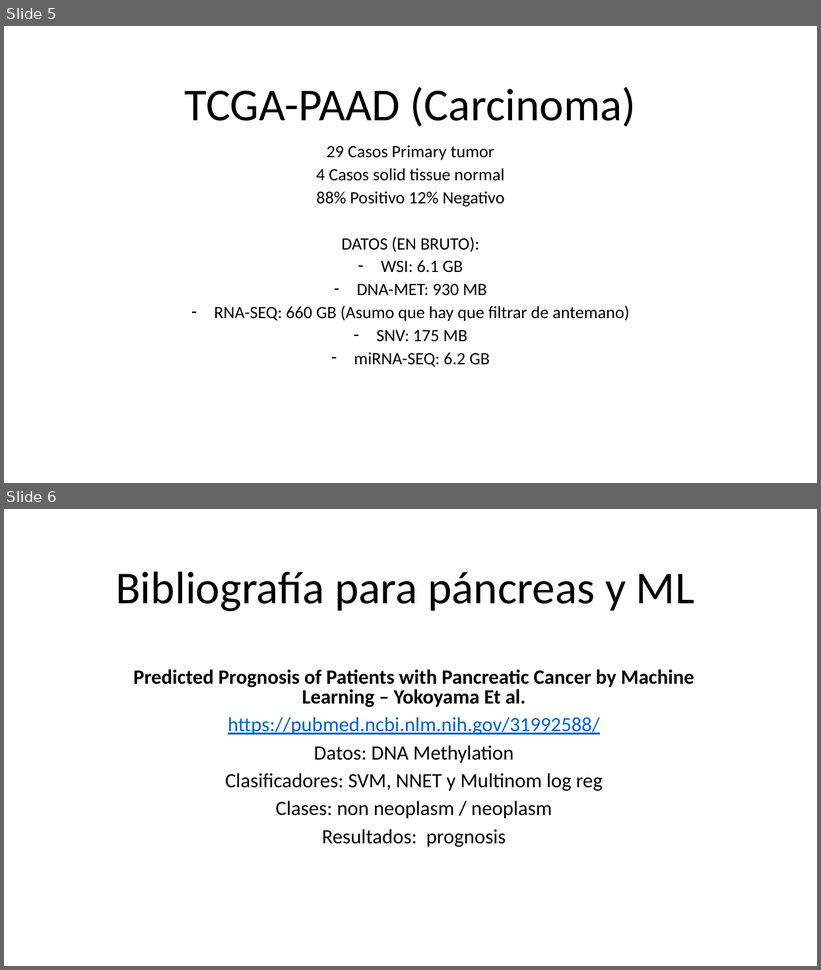
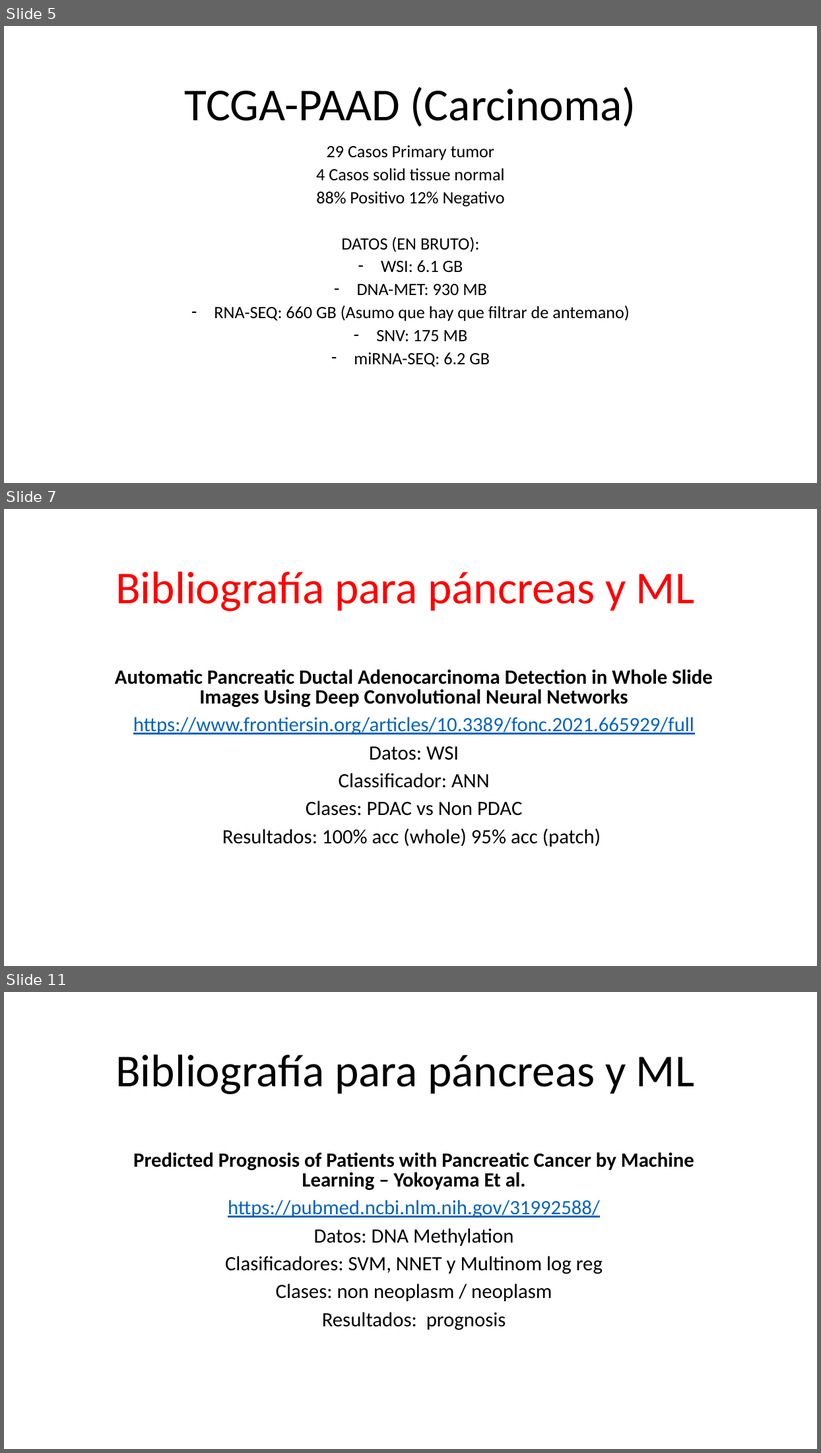
Before and after one commit to alejandroborj/heterogeneous-data, a slide deck: pregunta.pptx. Shown one above the other, each under a label of ours: slides 5 and 6 before the commit, slides 5, 7 and 11 after it; the slides between them are not shown. The pictures are 821x970 and 821x1453 pixels, drawn with LibreOffice and Linux fonts; fonts in the diff are those of the drawing. Boxes give left, top, right and bottom in pixels: in the first picture for what was removed or moved away, otherwise in the second. Text is boxed around its words. In the diff, an @@ line names an element or a change of style, - is before the commit and + after.

```diff
--- a/pregunta.pptx
+++ b/pregunta.pptx
@@ slide 7 added at box(4, 509, 817, 966), background #FFFFFF @@
@@ title added at box(116, 572, 694, 611), 54 pt, text #FF0000 @@
+Bibliografía para páncreas y ML
@@ subtitle added at box(115, 669, 713, 847), 24 pt, text #000000 @@
+Automatic Pancreatic Ductal Adenocarcinoma Detection in Whole Slide Images Using Deep Convolutional Neural Networks
+https://www.frontiersin.org/articles/10.3389/fonc.2021.665929/full
+Datos: WSI
+Classificador: ANN
+Clases: PDAC vs Non PDAC
+Resultados: 100% acc (whole) 95% acc (patch)
@@ what was slide 6 is now slide 11 @@
```
Also in this commit, not shown: 4 slides changed, 4 other slides added, 1 slide removed, 5 other files.
